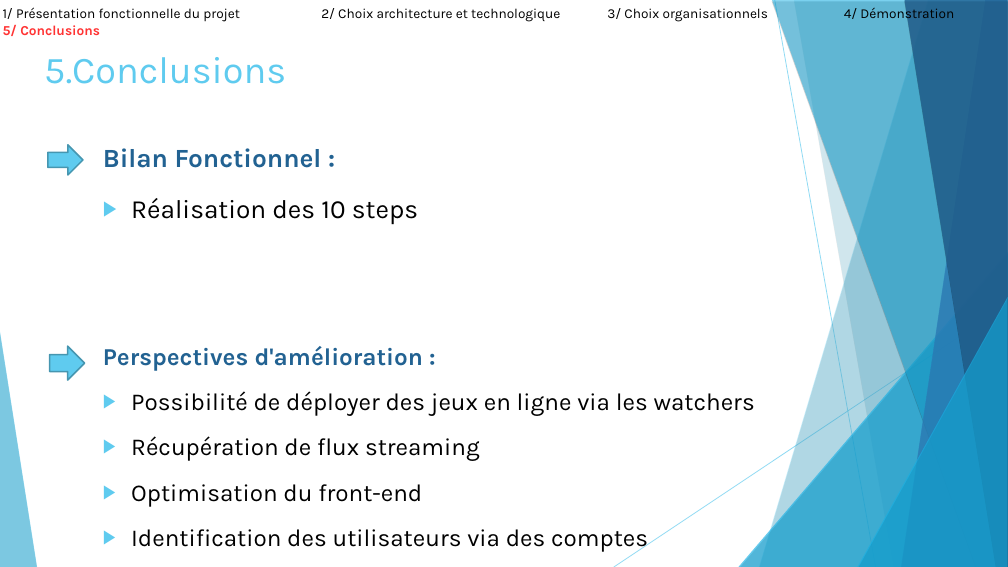
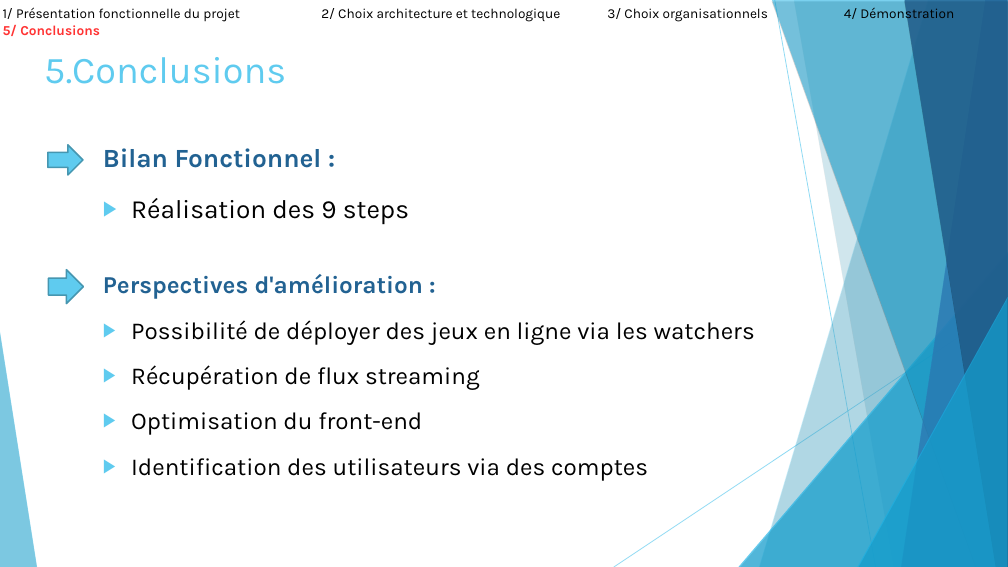
Before and after one commit to ComeBurguburu/AmbianceShowRoom, a slide deck: slide 21 of docs/Presentation orale.odp (slide 19 before the commit). Drawn at 1008x567 pixels with LibreOffice and Linux fonts; fonts in the diff are those of the drawing. Boxes give left, top, right and bottom in pixels: in the first picture for what was removed or moved away, otherwise in the second. Text is boxed around its words. In the diff, an @@ line names an element or a change of style, - is before the commit and + after.

```diff
--- a/docs/Presentation orale.odp
+++ b/docs/Presentation orale.odp
@@ text at (x1=131, y1=198, x2=409, y2=225): text changed @@
-▶ Réalisation des 10 steps
+▶ Réalisation des 9 steps
@@ text "Perspectives d'amélioration :" moved from (x1=103, y1=346, x2=755, y2=553) to (x1=103, y1=274, x2=755, y2=481) @@
@@ right arrow moved from (x1=50, y1=346, x2=85, y2=380) to (x1=48, y1=270, x2=83, y2=304) @@
```
Also in this commit, not shown: 9 other slides changed, 2 slides added, 11 other files.
